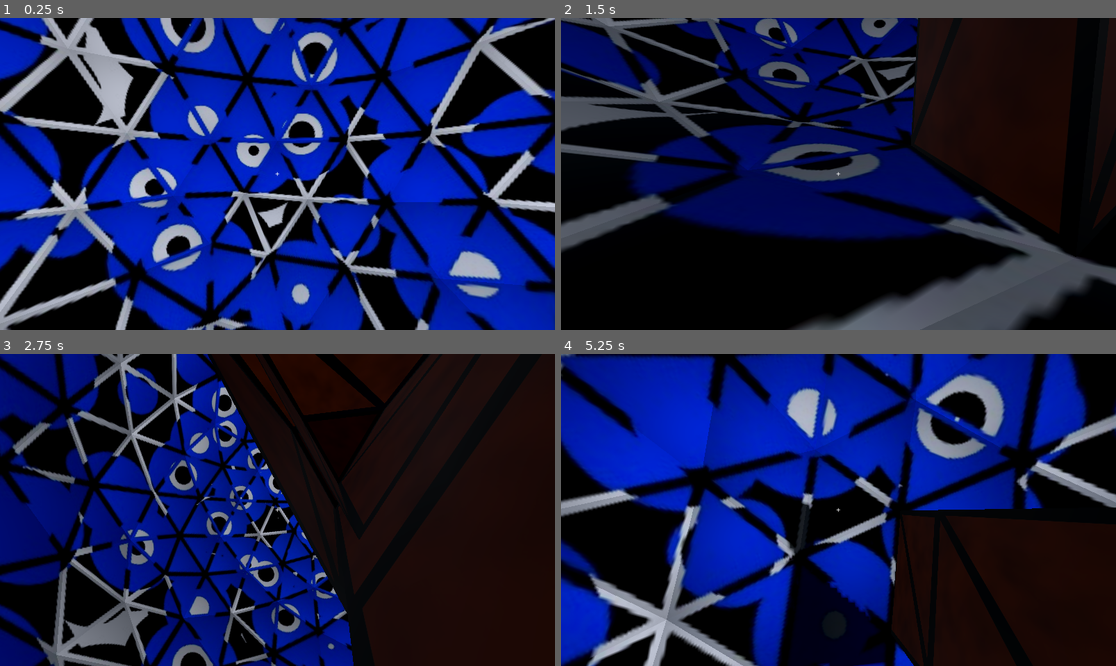
Above: before the commit, frames 1-4 (two rows, left to right).
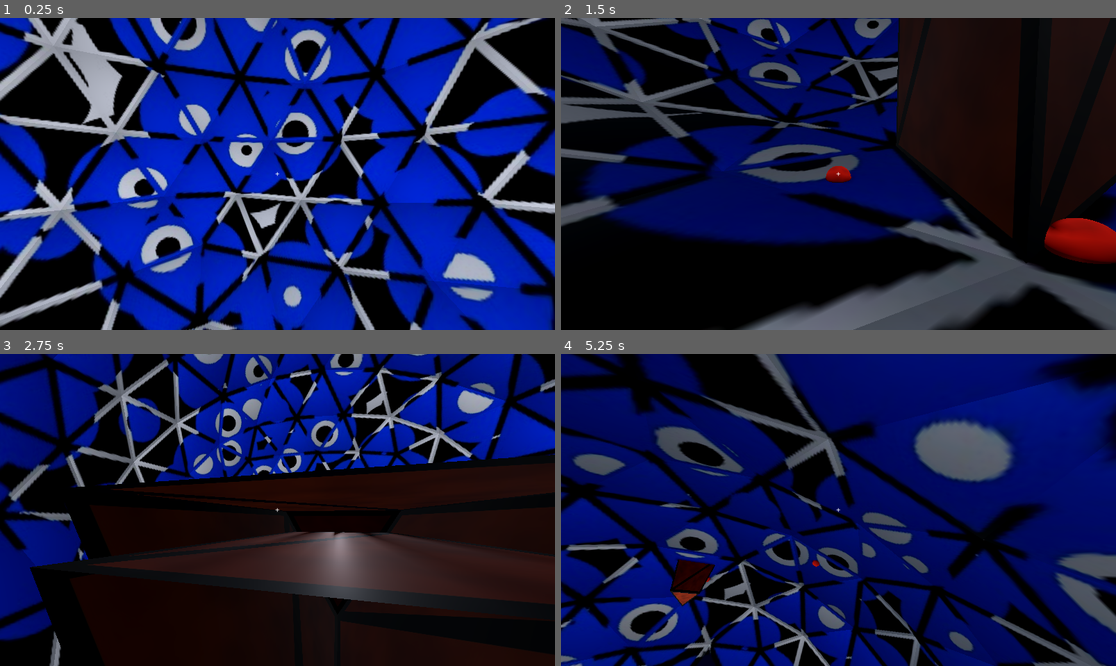
Above: after the commit, the same moments.

Repository: pudgypoultry/gmtk2025
Game: Godot game, scene res://Scenes/world.tscn
Same seed, same stepped clock (60 frames per second), same inputs: the game is played once before the commit and once after it.
Inputs (mouse positions are in pixels of both pictures, inside the frame that each line leads up to):
- Up to frame 1 (0.25 s): no input
- Up to frame 2 (1.5 s): move the mouse to (866, 174) at 0.52 s; hold 1 (Toggle Pillar L1) 0.53-1.28 s; hold W (MoveForward) from 0.53 s (still down); click (866, 174) at 0.67 s; tap 2 (Toggle Pillar L2) at 0.8, 1.35 s; move the mouse to (810, 174) at 1.27 s
- Up to frame 3 (2.75 s): keep holding W (MoveForward); tap 3 (Toggle Pillar L3) at 1.55 s; move the mouse to (288, 503) at 2.02 s; hold 3 (Toggle Pillar L3) from 2.03 s (still down); tap 4 (Toggle Pillar L4) at 2.3 s
- Up to frame 4 (5.25 s): keep holding W (MoveForward); move the mouse to (832, 516) at 2.77 s; release 3 (Toggle Pillar L3) at 2.78 s; tap 4 (Toggle Pillar L4) at 2.85 s; click (832, 516) at 2.92 s; tap 1 (Toggle Pillar L1) at 3.05, 4.35 s; move the mouse to (877, 513) at 3.52 s; hold Shift (Run) 3.53-4.28 s; tap 2 (Toggle Pillar L2) at 3.8 s; move the mouse to (794, 506) at 4.27 s; tap 3 (Toggle Pillar L3) at 4.55 s; move the mouse to (844, 510) at 5.02 s; hold 2 (Toggle Pillar L2) from 5.03 s (still down); click (844, 510) at 5.17 s

The runs differ from the first frame. In frame 1, 47% of the frame differs, in the area x 0-100%, y 0-100%; in frame 2, 37%; in frame 3, 63%; in frame 4, 89%.

Commit message:
IT'S ALIVE

Diff:
--- /dev/null
+++ b/Sandboxes/Andrew/TestBall.tscn
@@ -0,0 +1,10 @@
+[gd_scene load_steps=3 format=3 uid="uid://ba07esqafqwyi"]
+
+[sub_resource type="StandardMaterial3D" id="StandardMaterial3D_pepbt"]
+albedo_color = Color(1, 0.128237, 0, 1)
+
+[sub_resource type="SphereMesh" id="SphereMesh_dgg7x"]
+material = SubResource("StandardMaterial3D_pepbt")
+
+[node name="TestBall" type="MeshInstance3D"]
+mesh = SubResource("SphereMesh_dgg7x")
--- a/Scenes/pillar_control.gd
+++ b/Scenes/pillar_control.gd
@@ -8,12 +8,7 @@
 @export var shell_node:Node3D
 @export var shell_detection_ray:RayCast3D
 @export var player_detection_ray:RayCast3D
-
-var pillar_sets = [pillar_set_L1, pillar_set_L2, pillar_set_L3, pillar_set_L4]
-
-
-func _process(delta) -> void:
-	player_detection_ray.target_position = player_node.global_position * 2
+@export var debugBall : PackedScene
 
 
 func _input(event) -> void:
@@ -55,23 +50,14 @@
 	return target
 
 
-func FindNearestPillarToPostion(set_number : int, pos : Vector3) -> Node3D:
-	var min_pos:float = 10000000
-	var target:Node3D
-	for pillar in pillar_sets[set_number - 1].get_child(0).get_children():
-		var dis:float = (pillar.position - pos).length_squared()
-		if dis < min_pos:
-			min_pos = dis
-			target = pillar
-	print("found target: " + target.name)
-	return target
-
-
-func FindTargetPillarByLayer(ray:RayCast3D, set_number:int, layer_int:int=12) -> Node3D:
+func FindTargetPillarByLayer(ray:RayCast3D, set_number:int, debug : bool = false, layer_int:int=12) -> Node3D:
 	var shell_normal:Vector3
 	# look for the shell in raycast
 	if ray.is_colliding():
 		var obj = ray.get_collider()
+		var debugVisual = debugBall.instantiate()
+		get_tree().root.add_child(debugVisual)
+		debugVisual.position = ray.get_collision_point()
 		# check if shell has been found
 		#print("Raycast Shell Find: " + obj.get_parent().name)
 		if obj.get_parent().name == shell_node.get_child(0).get_child(0).name:
@@ -95,4 +81,19 @@
 
 
 func ActivatePillar(pillar : Node3D, layer : int) -> void:
-		pillar_sets[layer - 1].MoveRadially(pillar)
+	match layer:
+		1:
+			pillar_set_L1.MoveRadially(pillar)
+		2:
+			pillar_set_L2.MoveRadially(pillar)
+		3:
+			pillar_set_L3.MoveRadially(pillar)
+		4:
+			pillar_set_L4.MoveRadially(pillar)
+
+
+func ActivatePillarByNormal(normal : Vector3, layer : int) -> void:
+	player_detection_ray.target_position = -normal*100
+	if FindTargetPillarByLayer(player_detection_ray, layer) != null:
+		var obj = FindTargetPillarByLayer(player_detection_ray, layer, true)
+		ActivatePillar(obj, layer)
--- a/Scenes/world.tscn
+++ b/Scenes/world.tscn
@@ -1,6 +1,7 @@
-[gd_scene load_steps=11 format=3 uid="uid://dr66k8ebq4ha2"]
+[gd_scene load_steps=12 format=3 uid="uid://dr66k8ebq4ha2"]
 
 [ext_resource type="Script" uid="uid://c8v3kuq0dhg26" path="res://Scenes/pillar_control.gd" id="1_o06y3"]
+[ext_resource type="PackedScene" uid="uid://ba07esqafqwyi" path="res://Sandboxes/Andrew/TestBall.tscn" id="2_k7acu"]
 [ext_resource type="PackedScene" uid="uid://svjf1k8bhx3" path="res://Scenes/ico_layer_01.tscn" id="3_k7acu"]
 [ext_resource type="PackedScene" uid="uid://o1he5ion8kok" path="res://Scenes/ico_layer_02.tscn" id="4_5v1tr"]
 [ext_resource type="PackedScene" uid="uid://11mm2c37qj45" path="res://Scenes/ico_layer_03.tscn" id="5_0fj1v"]
@@ -32,6 +33,7 @@
 shell_node = NodePath("Ico_Shell")
 shell_detection_ray = NodePath("CharacterBody3D/Head/Camera3D/TargetRay")
 player_detection_ray = NodePath("PlayerDetectionRay")
+debugBall = ExtResource("2_k7acu")
 
 [node name="Ico_Layer_01" parent="." instance=ExtResource("3_k7acu")]
 inactive_distance = 10.0
@@ -53,6 +55,7 @@
 hit_back_faces = false
 
 [node name="CharacterBody3D" parent="." instance=ExtResource("7_o06y3")]
+transform = Transform3D(1, 0, 0, 0, 1, 0, 0, 0, 1, 1.057, 0, -0.479799)
 rotationSpeed = 10.0
 verticalCameraClamp = 85.0
 rotationCheckTolerance = 0.01
--- a/Scripts/SpiderController.gd
+++ b/Scripts/SpiderController.gd
@@ -8,7 +8,9 @@
 @export var maxTileLineLength : int = 10
 @export var tileCheckTolerance : float = 0.05
 @export var rotationCheckTolerance : float = 0.05
-@export var rotationCheckInterval : float = 0.005
+@export var rotationCheckInterval : float = 0.01
+@export var dotDifferenceTolerance : float = 0.02
+@export var cooldownAmount : float = 0.5
 
 
 @export_category("Plugging in Nodes")
@@ -18,6 +20,7 @@
 @export var rayFolder : Node3D
 @export var normalCheckray : RayCast3D
 @export var debugShape : MeshInstance3D
+var debugArray = []
 
 var worldReference
 var gravity := Vector3(0,-3,0)
@@ -38,7 +41,10 @@
 var checkingForNewTile : bool = false
 var onDifferentTile : bool = true
 var isRotating : bool = false
+var isOnCooldown : bool = false
+var cooldownTimer : float = 0.0
 var currentLevel : int = 1
+var lastTileNormal : Vector3 = Vector3.UP
 
 
 func _ready() -> void:
@@ -113,7 +119,7 @@
 		else:
 			isRotating = true
 		lastUpDirection = up_direction
-		print(isRotating)
+		# print(isRotating)
 	OrientCharacterToDirection(up_direction, delta)
 	velocity = speed * get_dir()
 	checkRays()
@@ -123,28 +129,41 @@
 	elif is_on_floor():
 		jumpVectors = Vector3.ZERO
 	velocity += jumpVectors
-	ManagevisitedTileNormals(delta)
+	ManageVisitedTileNormals(delta)
 	up_direction = avgNormal.normalized()
 	move_and_slide()
 
 
-func ManagevisitedTileNormals(delta):
-	var newTileFound = false
+func NormalToKey(normal):
+	return NormalsDatabase.NormalToKey(normal)
+
+func NormalDatabaseKeys():
+	return NormalsDatabase.normals_database.keys()
+
+
+func ManageVisitedTileNormals(delta):
+	if isOnCooldown:
+		cooldownTimer += delta
+		if cooldownTimer > cooldownAmount:
+			cooldownTimer = 0
+			isOnCooldown = false
 
 	# if our up_direction changed, we're potentially on a new tile
-	if !isRotating && onDifferentTile:
+	if !isRotating && onDifferentTile && !isOnCooldown:
 		checkingForNewTile = true
-		onDifferentTile = false
 
 	# if current tile is the same as last we checked and we are in the state of checking to see that we're on a new tile
 	if checkingForNewTile and lastUpDirection == up_direction:
 		# need to see if we've been on the same up_direction for some amount of time
 		tileCheckTimer += delta
 		if tileCheckTimer > tileCheckTolerance && !isRotating:
-			newTileFound = true
 			tileCheckTimer = 0
-
-	if newTileFound:
+			var currentNormal = normalCheckray.get_collision_normal()
+			var currentKey = NormalToKey(currentNormal)
+			if currentKey in NormalDatabaseKeys() && currentNormal != lastTileNormal:
+				onDifferentTile = true
+
+	if onDifferentTile && !isOnCooldown:
 		if normalCheckray.is_colliding():
 			SteppedOnNewTile(normalCheckray.get_collision_normal())
 
@@ -156,23 +175,28 @@
 	# First, check that that tile is not in the array already
 	#	If it is, initiate check for successful loop
 	#	Otherwise, light it up and keep going
-	if normalCheckray.is_colliding():
+	checkingForNewTile = false
+	if normalCheckray.is_colliding() :
 		var currentNormal = normalCheckray.get_collision_normal()
-		var currentKey = NormalsDatabase.NormalToKey(currentNormal)
-		if currentKey in NormalsDatabase.normals_database.keys():
+		var currentKey = NormalToKey(currentNormal)
+		if currentKey in NormalDatabaseKeys():
 			var newTile = NormalsDatabase.normals_database[currentKey]
-			if newTile in visitedTileNormals and newTile != visitedTileNormals[len(visitedTileNormals)-1]:
+			if newTile in visitedTileNormals and newTile != visitedTileNormals[len(visitedTileNormals)-1] and len(visitedTileNormals) > 2:
 				CheckForTileLoop()
 			elif newTile not in visitedTileNormals:
-				print("Added " + str(newTile) + " to visited tiles!")
+				# print("Added " + str(newTile) + " to visited tiles!")
 				visitedTileNormals.append(newTile)
 				var newDebugCheck = debugShape.duplicate()
 				get_parent().add_child(newDebugCheck)
 				newDebugCheck.position = global_position
-	onDifferentTile = true
+				debugArray.append(newDebugCheck)
+				print(visitedTileNormals)
+			onDifferentTile = true
+			lastTileNormal = newTile
 
 
 func CheckForTileLoop():
+	isOnCooldown = true
 	# Make sure there are at least 3 tiles, otherwise it's just doubling back and you know whatever
 	# Get average normal
 	print("Starting tile loop check")
@@ -191,16 +215,25 @@
 	for tile in visitedTileNormals:
 		var currentDot = average.dot(tile)
 		if 1 - currentDot < minDotProductDifference:
-			minDotProductDifference = currentDot
+			minDotProductDifference = 1 - currentDot
+	print("Minimum diff: " + str(minDotProductDifference))
+	ActivateTiles(average, minDotProductDifference)
+	visitedTileNormals.clear()
+	for i in range(len(debugArray)):
+		debugArray.pop_front().queue_free()
+		await get_tree().create_timer(0.2).timeout
+
+func ActivateTiles(average : Vector3, minDotProductDifference : float):
 	for tile in NormalsDatabase.normals_database.values():
-		if 1 - average.dot(tile) < minDotProductDifference and tile not in visitedTileNormals:
+		var currentDot = average.dot(tile)
+		# print("Current diff: " + str(1 - currentDot))
+		if 1 - currentDot < minDotProductDifference and 1 - currentDot <= 1 and tile not in visitedTileNormals and 1 - currentDot < dotDifferenceTolerance:
 			ActivateTile(tile)
-	visitedTileNormals.clear()
-
+			await get_tree().create_timer(1).timeout
 
 func ActivateTile(tile : Vector3):
-	print("Activating: " + str(tile))
-	worldReference.ActivatePillar
+	print("Trying to activate: " + str(NormalToKey(tile)) + " : " + str(NormalsDatabase.normals_database[NormalToKey(tile)]))
+	worldReference.ActivatePillarByNormal(NormalsDatabase.normals_database[NormalToKey(tile)], currentLevel)
 
 
 func get_dir() -> Vector3:
--- a/normals_database.gd
+++ b/normals_database.gd
@@ -20,6 +20,7 @@
 		phi += radien_step
 	print("Added %d normal values" % normals_database.size())
 
+
 func TryAddNormal(ray:Vector3) -> void:
 	# check the physics process directly for the temporary raycast
 	var space_state = get_world_3d().direct_space_state
@@ -38,5 +39,6 @@
 		else:
 			normals_database[key] = result.normal
 
+
 func NormalToKey(normal:Vector3) -> String:
-	return "%.1f|%.1f|%.1f" % [normal.x, normal.y, normal.z]
+	return "%.2f|%.2f|%.2f" % [normal.x, normal.y, normal.z]
